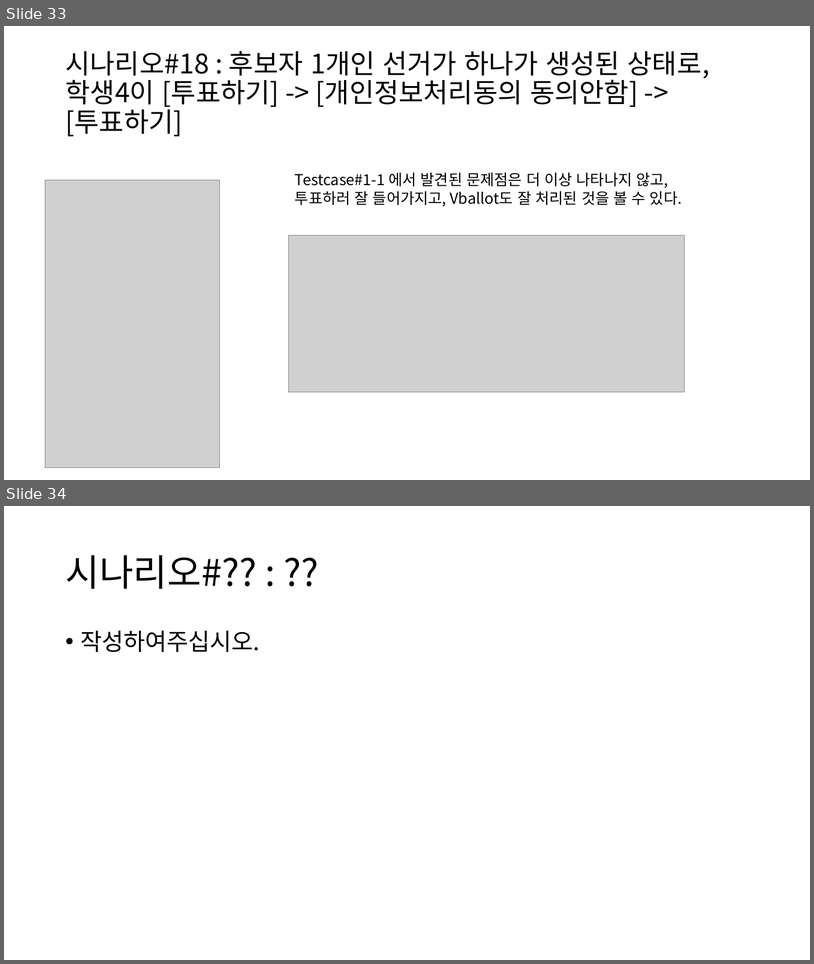
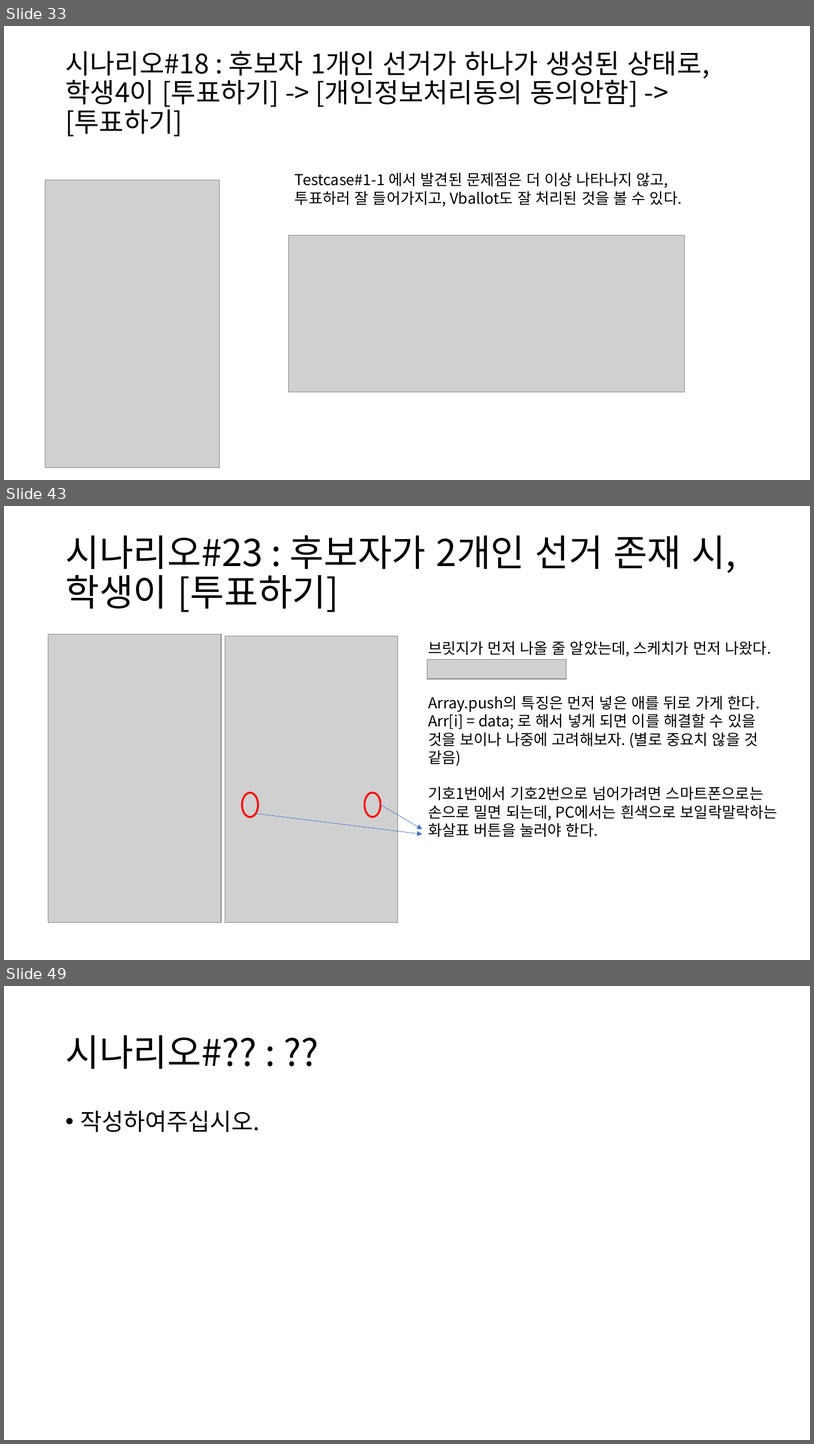
Before and after one commit to BL-UCKSS/evote-project, a slide deck: Document/Testcase/Testcase #1.pptx. Shown one above the other, each under a label of ours: slides 33 and 34 before the commit, slides 33, 43 and 49 after it; the slides between them are not shown. The pictures are 814x964 and 814x1444 pixels, drawn with LibreOffice and Linux fonts; fonts in the diff are those of the drawing; grey boxes stand for pictures. Boxes give left, top, right and bottom in pixels: in the first picture for what was removed or moved away, otherwise in the second. Text is boxed around its words. In the diff, an @@ line names an element or a change of style, - is before the commit and + after.

```diff
--- a/Document/Testcase/Testcase #1.pptx
+++ b/Document/Testcase/Testcase #1.pptx
@@ slide 43 added at (4, 506, 810, 960), background #FFFFFF @@
@@ title added at (65, 535, 737, 612), 44 pt, text #000000 @@
+시나리오#23 : 후보자가 2개인 선거 존재 시, 학생이 [투표하기]
@@ picture added at (48, 634, 221, 922) @@
@@ picture added at (225, 636, 398, 922) @@
@@ text added at (428, 641, 778, 837), 18 pt, text #000000 @@
+브릿지가 먼저 나올 줄 알았는데, 스케치가 먼저 나왔다.
+Array.push의 특징은 먼저 넣은 애를 뒤로 가게 한다.
+Arr[i] = data; 로 해서 넣게 되면 이를 해결할 수 있을
+것을 보이나 나중에 고려해보자. (별로 중요치 않을 것
+같음)
+기호1번에서 기호2번으로 넘어가려면 스마트폰으로는
+손으로 밀면 되는데, PC에서는 흰색으로 보일락말락하는
+화살표 버튼을 눌러야 한다.
@@ picture added at (428, 659, 567, 678) @@
@@ ellipse added at (242, 793, 258, 817), outline #FF0000 2.25 pt @@
@@ ellipse added at (365, 792, 381, 816), outline #FF0000 2.25 pt @@
@@ arrow added from (381, 805) to (423, 829), #4472C4 0.5 pt @@
@@ arrow added from (255, 813) to (423, 834), #4472C4 0.5 pt @@
@@ what was slide 34 is now slide 49 @@
```
Also in this commit, not shown: 1 slide changed, 16 other slides added, 1 other file.
